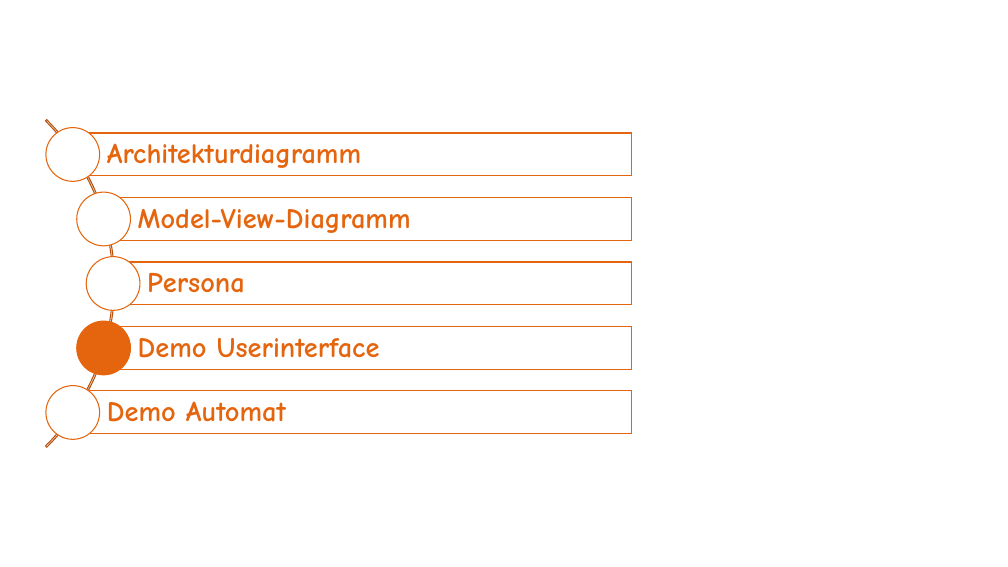
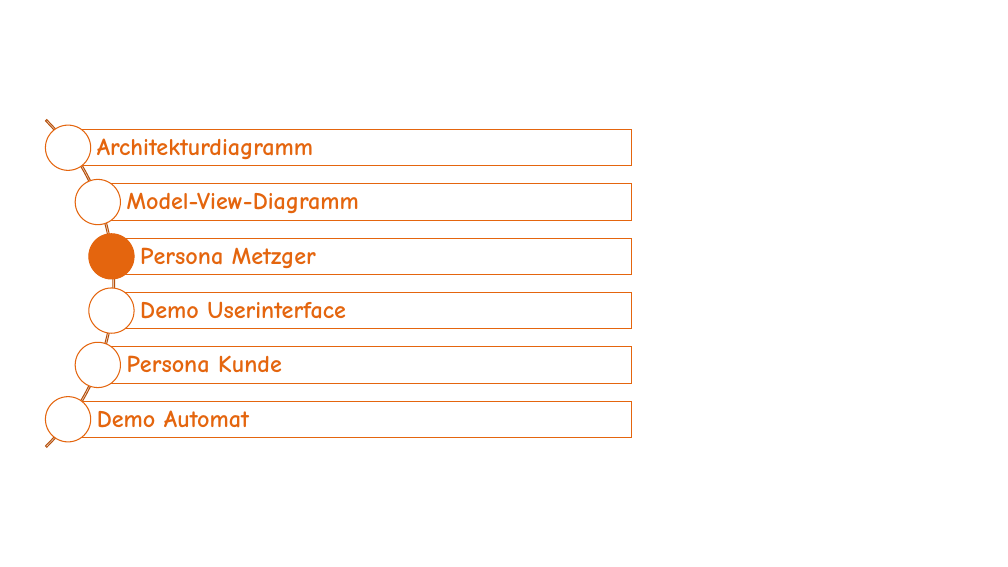
Before and after one commit to LisaRebecca/Gruppe4, a slide deck: slide 7 of Organisation/ATdIT.pptx (slide 9 before the commit). Drawn at 1008x567 pixels with LibreOffice and Linux fonts; fonts in the diff are those of the drawing. Boxes give left, top, right and bottom in pixels: in the first picture for what was removed or moved away, otherwise in the second. Text is boxed around its words. In the diff, an @@ line names an element or a change of style, - is before the commit and + after.

```diff
--- a/Organisation/ATdIT.pptx
+++ b/Organisation/ATdIT.pptx
@@ ellipse: place and size @@
-ellipse at (46,128,100,181)
+ellipse at (45,125,91,170)
@@ rectangle: place and size @@
-rectangle at (73,133,631,176)
+rectangle at (68,129,632,166)
@@ ellipse: place and size @@
-ellipse at (77,192,131,246)
+ellipse at (75,179,120,225)
@@ text "Model-View-Diagramm": place and size @@
-text "Model-View-Diagramm" at (138,209,411,233)
+text "Model-View-Diagramm" at (127,192,359,214)
@@ rectangle: place and size @@
-rectangle at (104,197,632,240)
+rectangle at (98,184,631,220)
@@ ellipse added at (88,234,134,279), fill #E4650E, outline #E4650E 1 pt @@
@@ rectangle added at (111,238,631,274), outline #E4650E 1 pt @@
@@ text at (140,247,316,269): text changed; size 27 to 23 pt @@
-Persona
+Persona Metzger
@@ ellipse: place and size @@
-ellipse at (86,256,140,310)
+ellipse at (88,288,134,333)
@@ size 27 to 23 pt; less space between paragraphs in 4 elements at (97,138,313,160), (97,410,249,428), (127,192,359,214), (140,301,346,319) @@
@@ text "Demo Userinterface": place and size @@
-text "Demo Userinterface" at (138,338,380,358)
+text "Demo Userinterface" at (140,301,346,319)
@@ rectangle: place and size @@
-rectangle at (113,262,632,306)
+rectangle at (111,293,631,329)
@@ ellipse: place and size @@
-ellipse at (77,321,131,375)
+ellipse at (75,343,120,388)
@@ ellipse at (75,343,120,388): fill #E4650E to #FFFFFF @@
@@ rectangle: place and size @@
-rectangle at (104,327,632,370)
+rectangle at (98,347,631,383)
@@ rectangle at (98,347,631,383): fill none to #FFFFFF @@
@@ text added at (127,355,282,373), 23 pt, text #E4650E, bold @@
+Persona Kunde
@@ ellipse: place and size @@
-ellipse at (46,386,100,439)
+ellipse at (45,397,91,442)
@@ text "Demo Automat": place and size @@
-text "Demo Automat" at (107,401,286,422)
+text "Demo Automat" at (97,410,249,428)
@@ rectangle: place and size @@
-rectangle at (73,391,631,434)
+rectangle at (68,402,632,438)
```
Also in this commit, not shown: 6 other slides changed, 2 slides added.
